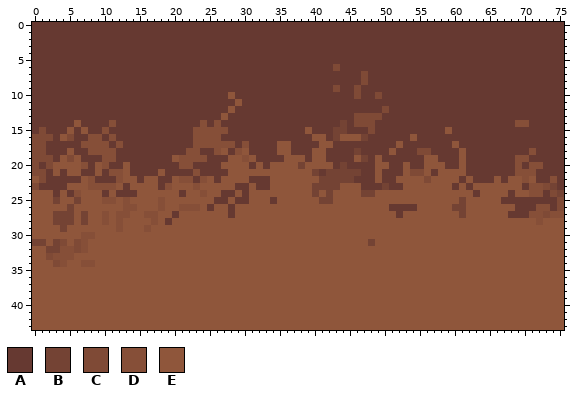
Two states of a sprite sheet, assets/bg.png. That is the earlier state.
Colours within 5 levels of each other are drawn and written as one.
Palette (. is transparent): A #663931  B #744334  C #7f4a36  D #864f38  E #8f563b
Pixels before (only the part around the change), first column x 0:
 0 AAAAAAAAAAAAAAAAAAAAAAAAAAAAAAAAAAAAAAAAAAAAAAAAAAAAAAAAAAAAAAAAAAAAAAAAAAAA
 1 AAAAAAAAAAAAAAAAAAAAAAAAAAAAAAAAAAAAAAAAAAAAAAAAAAAAAAAAAAAAAAAAAAAAAAAAAAAA
 2 AAAAAAAAAAAAAAAAAAAAAAAAAAAAAAAAAAAAAAAAAAAAAAAAAAAAAAAAAAAAAAAAAAAAAAAAAAAA
 3 AAAAAAAAAAAAAAAAAAAAAAAAAAAAAAAAAAAAAAAAAAAAAAAAAAAAAAAAAAAAAAAAAAAAAAAAAAAA
 4 AAAAAAAAAAAAAAAAAAAAAAAAAAAAAAAAAAAAAAAAAAAAAAAAAAAAAAAAAAAAAAAAAAAAAAAAAAAA
 5 AAAAAAAAAAAAAAAAAAAAAAAAAAAAAAAAAAAAAAAAAAAAAAAAAAAAAAAAAAAAAAAAAAAAAAAAAAAA
 6 AAAAAAAAAAAAAAAAAAAAAAAAAAAAAAAAAAAAAAAAAAACAAAAAAAAAAAAAAAAAAAAAAAAAAAAAAAA
 7 AAAAAAAAAAAAAAAAAAAAAAAAAAAAAAAAAAAAAAAAAAAAAAACAAAAAAAAAAAAAAAAAAAAAAAAAAAA
 8 AAAAAAAAAAAAAAAAAAAAAAAAAAAAAAAAAAAAAAAAAAAAAAACAAAAAAAAAAAAAAAAAAAAAAAAAAAA
 9 AAAAAAAAAAAAAAAAAAAAAAAAAAAAAAAAAAAAAAAAAAACAACAAAAAAAAAAAAAAAAAAAAAAAAAAAAA
10 AAAAAAAAAAAAAAAAAAAAAAAAAAAAEAAAAAAAAAAAAAAAAACAACAAAAAAAAAAAAAAAAAAAAAAAAAA
11 AAAAAAAAAAAAAAAAAAAAAAAAAAAAAEAAAAAAAAAAAAAAAAAAAAAAAAAAAAAAAAAAAAAAAAAAAAAA
12 AAAAAAAAAAAAAAAAAAAAAAAAAAAAEAAAAAAAAAAAAAAAAAAAAACAAAAAAAAAAAAAAAAAAAAAAAAA
13 AAAAAAAAAAAAAAAAAAAAAAAAAAAEAAAAAAAAAAAAAAAAAACCCCAAAAAAAAAAAAAAAAAAAAAAAAAA
14 AAAAAAEAAAADAAAAAAAAAAAADADAAAAAAAAAAAAAAAAABACCCAAAAAAAAAAAAAAAAAAAADDAAAAA
15 ACAAAEAEAADAAAAAAAAAAAADDDDDAAAAAAAAAAAEAAABBAAACAAAAAAAAAAEAAAAAAAAAAAAAAAA
16 CCCAECAADDADAAAAAAAAAAADDDDAAAAAAAAAAAAAEEABEEEBAAAAAAEAAAAAAAAAAAAAAAAAAAAA
17 CCAAAAADDDDADAAAAAAAAAADDDDDDADAAAAEEAAAAEEAAAAAAAAAEAAAAAAAEAAAAAAAAAAAAAAA
18 CCAAAEAADDDDAAAAAAAAAADDAADEADEAAAAEEAAAEEAAAABAAAAEAAACCAAAAEAAAAAAAAADAAAA
19 CCCAECEAAADDAAAAAAAAEDDDDAAAEEDEAAAAEEEAEEAAAAEBAEAAAAAAEEAAAEAAAAAAADDAAAAA
20 CACEEEEDAEDAAEAAAAAAADDAAAAEEEEAEAEEEEBEEEEABAAAAEEAAEAAEEEAAEAAAAAAADADDAAA
21 CCAEAEEAAEADDEAAAAEAAAADAAAAEEEEEEEEEEEEBABBBBBAAEAAAECCEAEEEEAAAAAAADDDAAAA
22 ECAAAAAEDAAADEEAEEAAEDDADEAEEEEAAAEEEEEEEBBBBBAAAEAAEEEECEEEEAEAAAEAEEDEAADA
23 CAAAAEEEDDDDEAEEEEADEEEDEEEEEAAEAAEEEEEEBBBBEEEAAABAAEEEEEEEAEAEEEEEEEADDCBA
24 EEEAEADEEEAEAAAEEEEEEAEEDEEAAEAEEEEEEEEEBEBEEEEBBEEEEEEEEEEEEEEAEEEEAEEDDACB
25 EEEBEEBEEEDDEDEEEEDEEEEEEEAAEAAEEEAEEEEEEBBEEEEEEEEEEEEEEEEEEBEEEEEAAAAAAAAC
26 EEEEEBEEEEEEEDDEEEDEEDDDEAEEAEEEEEEEEEEEEEEEEEEEEEEAAAAEEEEEBBEEEEEEEAAADDAC
27 EEEBBBEBEEDEDDEEDDEEAEEEEEEEAEEEEEEEEEEEEEEEEEEEEEEEAEEEEEEEEBEEEEEEAAADDCDD
28 EEEBBBEBEEDEDEEEEDEAEEEEEEEEEEEEEEEEEEEEEEEEEEEEEEEEEEEEEEEEEEEEEEEEEEEEDEEE
29 EEEEBEEEEEEEDEEEDEEEEEEEEEEEEEEEEEEEEEEEEEEEEEEEEEEEEEEEEEEEEEEEEEEEEEEEEEEE
30 EEEEEEEDDEEEEEEEEEEEEEEEEEEEEEEEEEEEEEEEEEEEEEEEEEEEEEEEEEEEEEEEEEEEEEEEEEEE
31 BBEBCECDEEEEEEEEEEEEEEEEEEEEEEEEEEEEEEEEEEEEEEEEBEEEEEEEEEEEEEEEEEEEEEEEEEEE
32 EEBBDDCDEEEEEEEEEEEEEEEEEEEEEEEEEEEEEEEEEEEEEEEEEEEEEEEEEEEEEEEEEEEEEEEEEEEE
33 EECDDDEEEEEEEEEEEEEEEEEEEEEEEEEEEEEEEEEEEEEEEEEEEEEEEEEEEEEEEEEEEEEEEEEEEEEE
34 EEECDEEDDEEEEEEEEEEEEEEEEEEEEEEEEEEEEEEEEEEEEEEEEEEEEEEEEEEEEEEEEEEEEEEEEEEE
35 EEEEEEEEEEEEEEEEEEEEEEEEEEEEEEEEEEEEEEEEEEEEEEEEEEEEEEEEEEEEEEEEEEEEEEEEEEEE
36 EEEEEEEEEEEEEEEEEEEEEEEEEEEEEEEEEEEEEEEEEEEEEEEEEEEEEEEEEEEEEEEEEEEEEEEEEEEE
37 EEEEEEEEEEEEEEEEEEEEEEEEEEEEEEEEEEEEEEEEEEEEEEEEEEEEEEEEEEEEEEEEEEEEEEEEEEEE
38 EEEEEEEEEEEEEEEEEEEEEEEEEEEEEEEEEEEEEEEEEEEEEEEEEEEEEEEEEEEEEEEEEEEEEEEEEEEE
39 EEEEEEEEEEEEEEEEEEEEEEEEEEEEEEEEEEEEEEEEEEEEEEEEEEEEEEEEEEEEEEEEEEEEEEEEEEEE
40 EEEEEEEEEEEEEEEEEEEEEEEEEEEEEEEEEEEEEEEEEEEEEEEEEEEEEEEEEEEEEEEEEEEEEEEEEEEE
41 EEEEEEEEEEEEEEEEEEEEEEEEEEEEEEEEEEEEEEEEEEEEEEEEEEEEEEEEEEEEEEEEEEEEEEEEEEEE
42 EEEEEEEEEEEEEEEEEEEEEEEEEEEEEEEEEEEEEEEEEEEEEEEEEEEEEEEEEEEEEEEEEEEEEEEEEEEE
43 EEEEEEEEEEEEEEEEEEEEEEEEEEEEEEEEEEEEEEEEEEEEEEEEEEEEEEEEEEEEEEEEEEEEEEEEEEEE
Once edited:
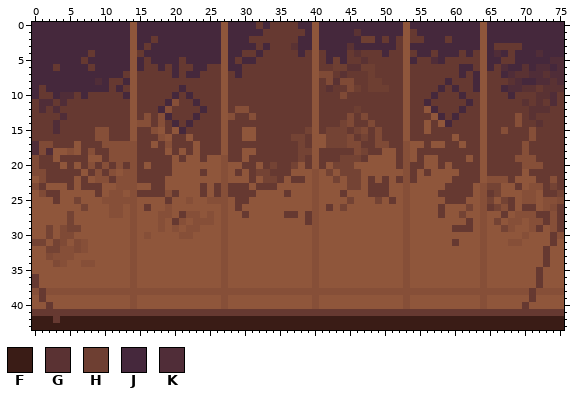
Colours new in this view: F #3a1c16  G #5a3233  H #6e3f32  J #45283c  K #502d38
The exact change:
file 760x440 -> 76x44 pixels (blocks of 10x10 -> 1x1; one block is one cell here)
Changed rows in their new state; - is an unchanged pixel.
first column x 0:
 0 JJJJJJJJJJJJJJEJJJJJJJJJJJJEJJJJ-J----JJEJJJJJJJJJJJJEJJJJJJJJJJEJJJJJJJJJJJ
 1 JJJJJJJJJJJJJJEJJJJJJJJJJJJEJJJJJ------JEJJJJJGJJJJJJE-JJJJJJJJJEJJJJJJJJJJJ
 2 JJJJJJJJJJJJJJEJJ-JJJJJJJJJEJJJ-------JJEJJJJJJHHJ-J-E--JJJ-JJJJEJJJJJJJJJJJ
 3 JJJJJJJJJJJJJJEJ-JJJJJJJJJJEJJJJ-J---GJJEJJJJGJJJJJJ-EJJJJJJJJJJEJ----JJJJJJ
 4 JJJJJJJJ-JJJJJE-JJJJJJJJJJJEJJ--J-----J-E-JJJ-G---J--E-JJ-JJJ-J-EJKJ-JJJKJJJ
 5 JJJJJJJ-JJJJJJEJ-JJJJ-JJJJJEJ-JJ--------E-JHJ--G-----EJ--KJ-----EJJ--JJJJJKK
 6 JJJ-JJJJ-JJJJJEJ--J-J--JJ--EJJ----------E--HHGGHH----E-------JJ-EJ-KJJGJKKJK
 7 JJJJJJJJJJJJJ-E-----J-JJ---E-J----------ECC-G--AH----E-------J-JE--JKGGKKGKK
 8 JJJJJJJJJKJ--JE------------E------------E-CGCC-AHH---E-----J---JE---GKJJKKGK
 9 J-JJJJJJJJJ-J-E------J-----E------------E-GA-CH-HHH--E----J-J--JE--JKKGG-GGG
10 J--JKK-J-----JE-----J-J----EA-----------E---C-A--A---E---J---J--E---J---GGK-
11 -KK-K---------E----JD--J---E-A----------E------------E--J-----J-E-----G-G-K-
12 -K-K----------E---JD----J--EADD---------E-----H---A--E--EJ---J--E------GGG--
13 ----K---------E-D-DJ---J----D--D--------E----CA-AA---E---EJ-J---E----D-G----
14 ---K--A----A--EDD-D-J-J-A-AE------------E----CAA-----E--E-EJ----E-----A-G---
15 -A-K-A-A-D----E--DE-EJ-AAAAE--EE-------BE-B---BCAC---E--E--A----E--D---D----
16 AAA-AA--A-DA--E---DE--EAAAAE--EE-----BB---B-BCA--C---EA-----E---E------D----
17 K-C---EAAA-D-DD--E-D---EAAAEA-A----AA-B-E-BBBCC--CC-ADEE-EE-AE--E-----D-----
18 K-KEEDE--AA-DDD----E-EAE--A--A-E---AA-BB-A----CB--E--DEAA----A--E-----DA----
19 -AAEAAA-EEA-DDD------AEEAEEDAAEA----AAB--A--BBBAE-EE-DE------AE-E------D----
20 --AA-A-ADA--DAD-E---EEEEEEED--A---BAABEA-A-B-BEEE--E-D----AE-A--E----AD-----
21 ---A-AAE-D--EDD---A-EEEE-EED-A-ABBAAA---DE-E---EE-EEEDAEAE---A--E----AEA----
22 ------EAEDD--DD-AA-E-EEEE-ED----EBBA-AA-DEE-E-BE---EADA-E---A-A-EDDDA-E-----
23 --EEEA-AAAEEDDD--A-E---EA-ADA-----A-----DEEE-BBE--AEED-----A-A--DBB--AE--A--
24 -CA--EE--AEDDEDAAAADAE--A-AD-A-A----A---D-E-A--EAAA--D----AAAAAEDAB-E-D-E-A-
25 ---A--------D-D---EA--D--DDD------E-----DEE--B---B-A-D-----AAA--DB-B-EDDEDD-
26 -----E-B---DDE--A-ED-EEE-E-DEA----------D-A-B------EEDE---A-EEB-DABDAE--E-CA
27 ---EE--E--ED-ED-EEDDEADD-D-DE-A-----AA-AD-----------ED----A-----D--AEDD-AA-A
28 ---EE--E--E-E-D--EDEAD-DDD-D-----------AD------------D--------A-D-B-DD-D-ADA
29 --B-CBB-----E-D-E-D-D-DD---D------------D------------D------AAA-D--BD--DA-DA
30 --B-CC-EE-----D-D----DD----D------------D------------D----------D-----D---AD
31 --------------D------------D------------D-------E----D------A---D---DD----A-
32 --------------D------------D------------D------------D----------D--------A--
33 --------------D------------D------------D------------D----------D--------A--
34 --------------D------------D------------D------------D----------D--------A--
35 --------------D------------D------------D------------D----------D-------A---
36 A-------------D------------D------------D------------D----------D-------A---
37 A-------------D------------D------------D------------D----------D-------A---
38 DADDDDDDDDDDDDDDDDDDDDDDDDDDDDDDDDDDDDDDDDDDDDDDDDDDDDDDDDDDDDDDDDDDDDDADDDD
39 -A------------D------------D------------D------------D----------D------A----
40 --A-----------D------------D------------D------------D----------D-----A-----
41 AAAAAAAAAAAAAAAAAAAAAAAAAAAAAAAAAAAAAAAAAAAAAAAAAAAAAAAAAAAAAAAAAAAAAAAAAAAA
42 FFFAFFFFFFFFFFFFFFFFFFFFFFFFFFFFFFFFFFFFFFFFFFFFFFFFFFFFFFFFFFFFFFFFFFFFFFFF
43 FFFFFFFFFFFFFFFFFFFFFFFFFFFFFFFFFFFFFFFFFFFFFFFFFFFFFFFFFFFFFFFFFFFFFFFFFFFF
Pixel boxes of the changes (left, top, right, bottom) in both pictures:
changed: (32, 22, 564, 330)
